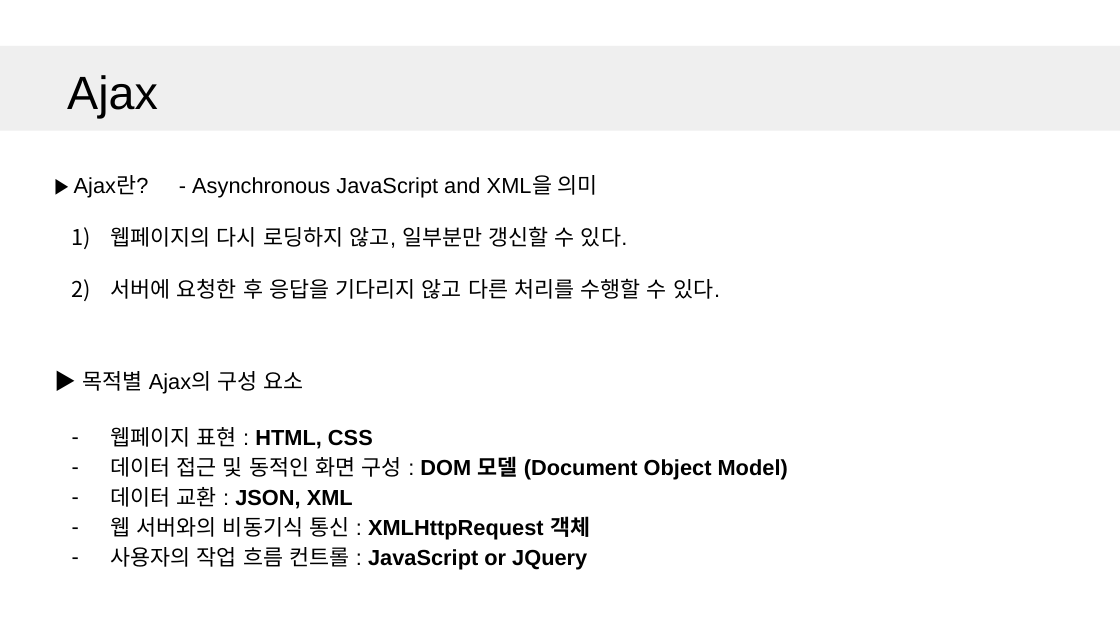
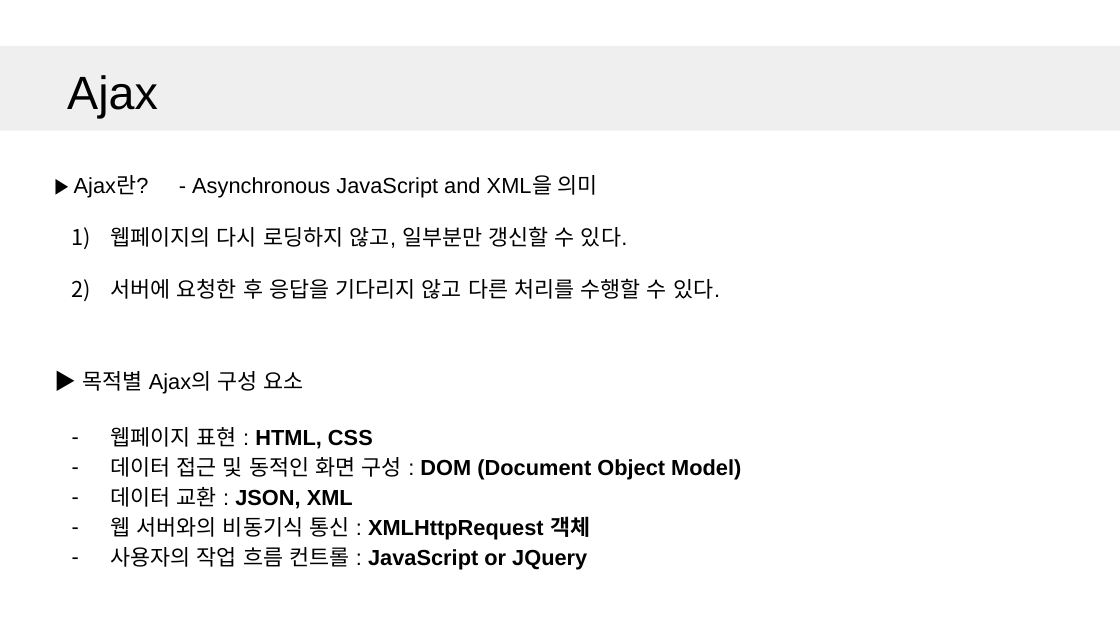
Before and after one commit to phm3241/LMS, a slide deck: slide 1 of documents/20200720/ajax_study-장윤원.pptx. Drawn at 1120x630 pixels with LibreOffice and Linux fonts; fonts in the diff are those of the drawing. Boxes give left, top, right and bottom in pixels: in the first picture for what was removed or moved away, otherwise in the second. Text is boxed around its words. In the diff, an @@ line names an element or a change of style, - is before the commit and + after.

```diff
--- a/documents/20200720/ajax_study-장윤원.pptx
+++ b/documents/20200720/ajax_study-장윤원.pptx
@@ text at [110, 457, 741, 480]: text changed @@
-– 데이터 접근 및 동적인 화면 구성 : DOM 모델 (Document Object Model)
+– 데이터 접근 및 동적인 화면 구성 : DOM (Document Object Model)
```
